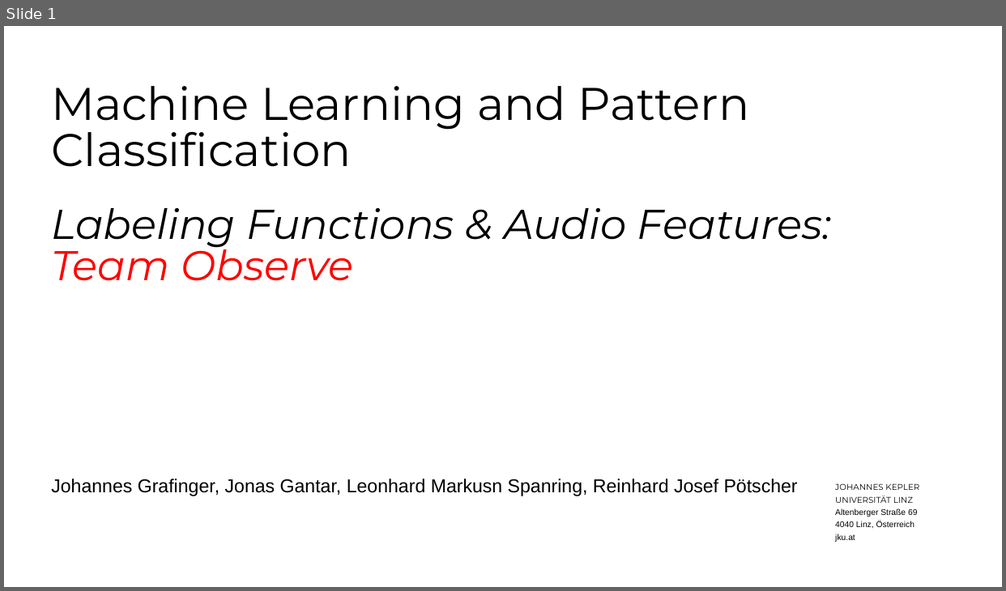
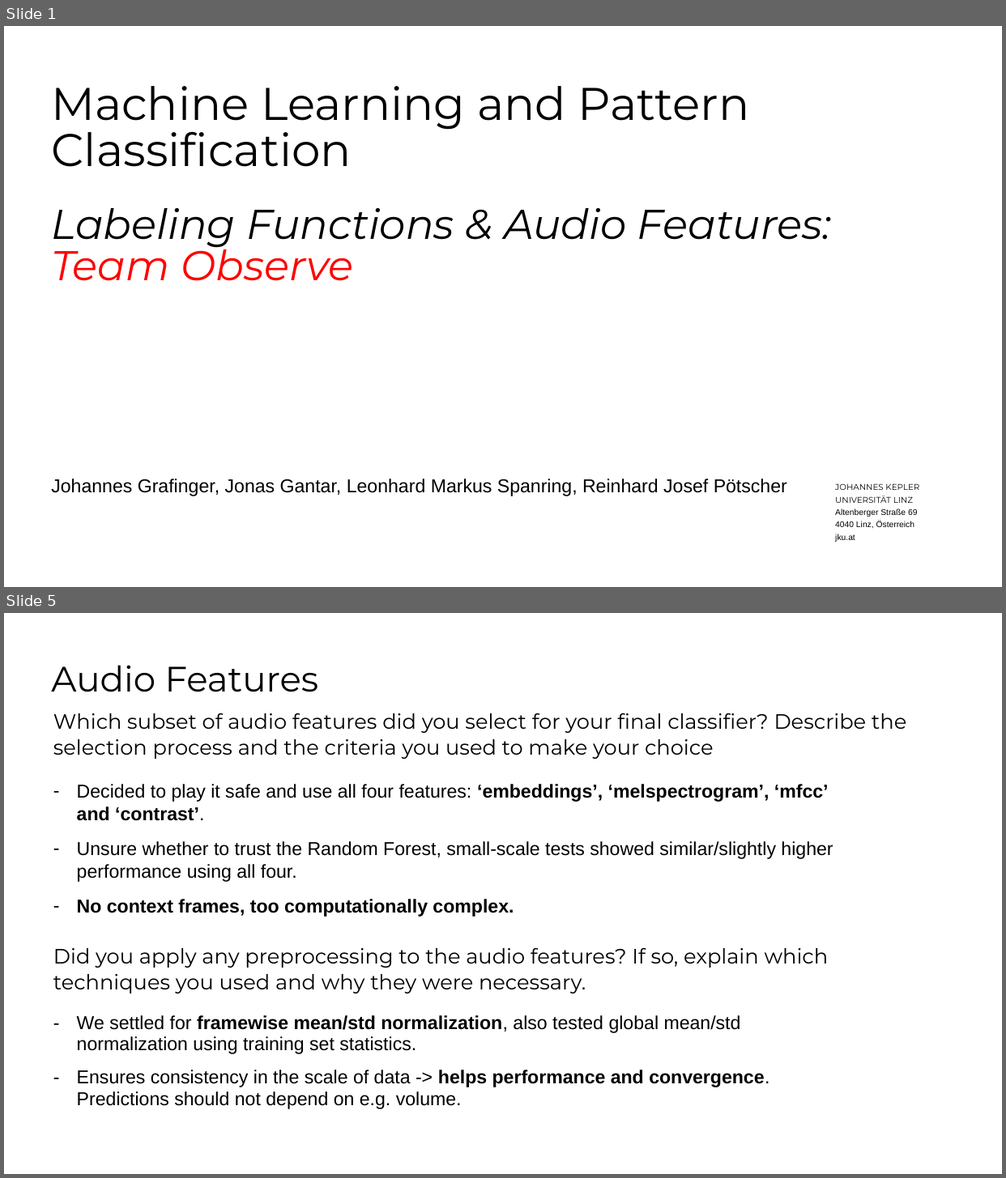
Before and after one commit to TJonasT/Project-MLCP-JKU-2025S, a slide deck: 3_classification/MLPC2025_team-observe_task-03-classification_presentation.pptx. Shown one above the other, each under a label of ours: slide 1 before the commit, slides 1 and 5 after it; the slides between them are not shown. The pictures are 1006x591 and 1006x1178 pixels, drawn with LibreOffice and Linux fonts; fonts in the diff are those of the drawing; background and template pictures are left out. Boxes give left, top, right and bottom in pixels: in the first picture for what was removed or moved away, otherwise in the second. Text is boxed around its words. In the diff, an @@ line names an element or a change of style, - is before the commit and + after.

```diff
--- a/3_classification/MLPC2025_team-observe_task-03-classification_presentation.pptx
+++ b/3_classification/MLPC2025_team-observe_task-03-classification_presentation.pptx
@@ slide 5 added at (x1=4, y1=613, x2=1002, y2=1174), background #FFFFFF @@
@@ title added at (x1=51, y1=665, x2=319, y2=692), 34 pt, text #000000 @@
+Audio Features
@@ text added at (x1=53, y1=713, x2=906, y2=759), 20 pt, text #000000 @@
+  Which subset of audio features did you select for your final classifier? Describe the selection process and the criteria you used to make your choice
@@ text added at (x1=77, y1=784, x2=833, y2=917), 18 pt, text #000000 @@
+  – Decided to play it safe and use all four features: ‘embeddings’, ‘melspectrogram’, ‘mfcc’ and ‘contrast’.
+  – Unsure whether to trust the Random Forest, small-scale tests showed similar/slightly higher performance using all four.
+  – No context frames, too computationally complex.
@@ text added at (x1=53, y1=948, x2=829, y2=994), 20 pt, text #000000 @@
+  Did you apply any preprocessing to the audio features? If so, explain which techniques you used and why they were necessary.
@@ text added at (x1=77, y1=1016, x2=769, y2=1110), 18 pt, text #000000 @@
+  – We settled for framewise mean/std normalization, also tested global mean/std normalization using training set statistics.
+  – Ensures consistency in the scale of data -> helps performance and convergence. Predictions should not depend on e.g. volume.
@@ slide 1 changed as well @@
@@ subtitle at (x1=51, y1=479, x2=787, y2=497): text changed @@
-Johannes Grafinger, Jonas Gantar, Leonhard Markusn Spanring, Reinhard Josef Pötscher
+Johannes Grafinger, Jonas Gantar, Leonhard Markus Spanring, Reinhard Josef Pötscher
```
Also in this commit, not shown: 3 other slides added, 4 slides removed, 1 other file.
